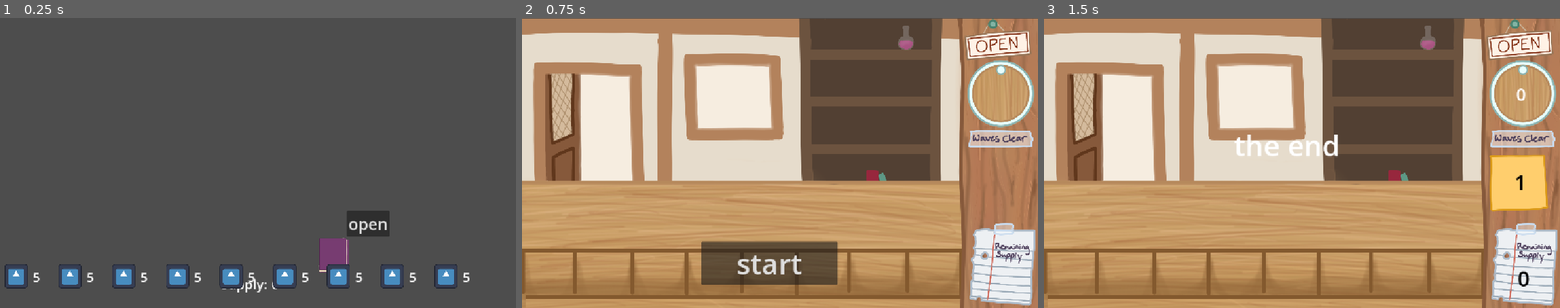
Above: before the commit, frames 1-3 (left to right).
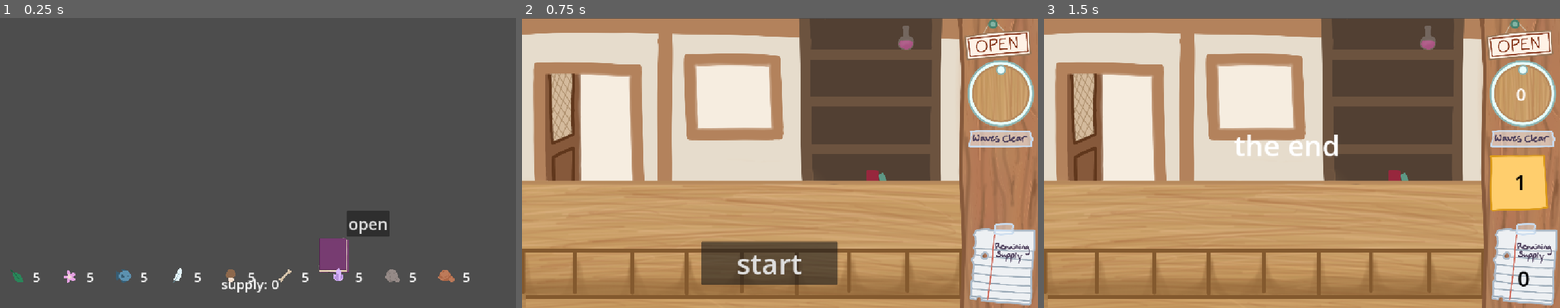
Above: after the commit, the same moments.

Repository: clairewsu/game
Game: Godot game, scene res://scripts/bigmain.tscn
The game is run twice, just before and just after one commit, with the same random seed, the same clock (stepped at 60 frames per second) and the same inputs. The engine's default icon, where the game draws it, is replaced by a stand-in: a white triangle on a blue panel in a dark square.
Inputs:
- Up to frame 1 (0.25 s): no input
- Up to frame 2 (0.75 s): click "open" at 0.5 s
- Up to frame 3 (1.5 s): click "start" at 1.25 s

The runs differ from the first frame. In frame 1, 2.2% of the frame differs, in the area x 0-89%, y 84-94%; in frame 2, nothing differs; in frame 3, nothing differs.

Commit message:
added ingredient icons

Diff:
--- a/scripts/mainui.gd
+++ b/scripts/mainui.gd
@@ -22,6 +22,7 @@
 	for i in Global.ingredients.keys():
 		var label=label_scene.instantiate()
 		label.add_to_group("labels")
+		label.get_node("TextureRect").texture=load("res://art/ingredients/"+i+".PNG")
 		label.get_node("Label").text=str(Global.ingredients[i])
 		add_child(label)
 		label.position=Vector2(10+120*x,550)
Renamed: art/decor/fish.PNG -> art/decor/goldfish.PNG
Not shown, added: art/decor/goldfish.PNG.import
Binary file added: art/ingredients/bone.PNG
Not shown, changed: art/ingredients/bone.PNG.import
Binary file added: art/ingredients/clay.PNG
Not shown, added: art/ingredients/clay.PNG.import
Binary file added: art/ingredients/crystal.PNG
Not shown, added: art/ingredients/crystal.PNG.import
Binary file added: art/ingredients/feather.PNG
Not shown, added: art/ingredients/feather.PNG.import
Binary file added: art/ingredients/fish.PNG
Not shown, added: art/ingredients/fish.PNG.import
(and 8 more such lines)
